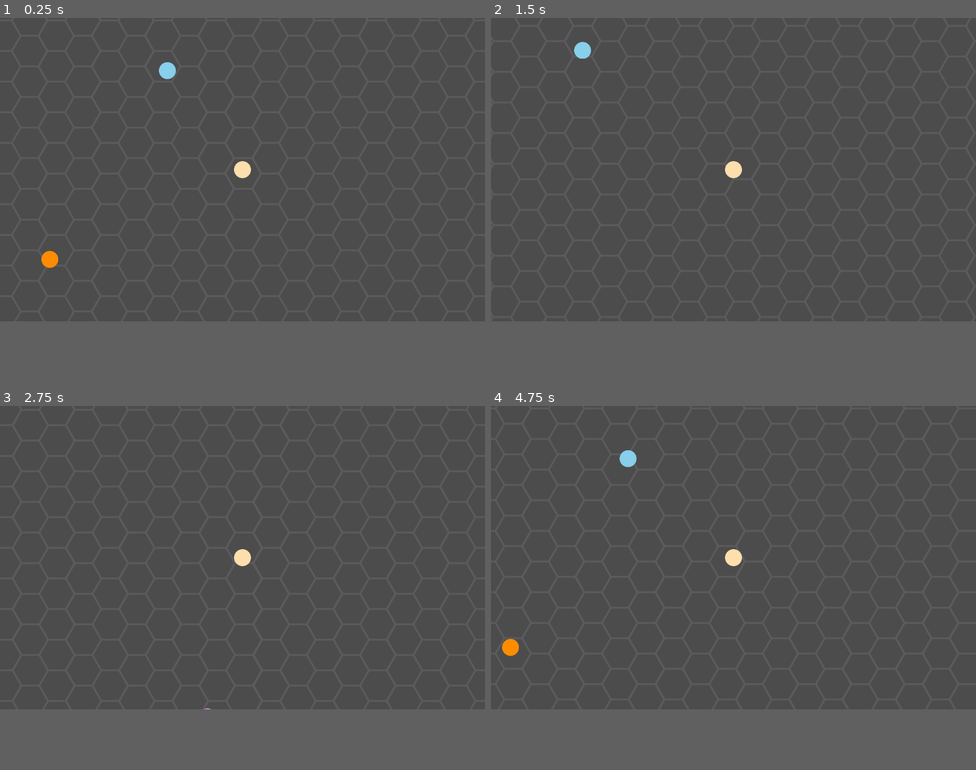
Above: before the commit, frames 1-4 (two rows, left to right).
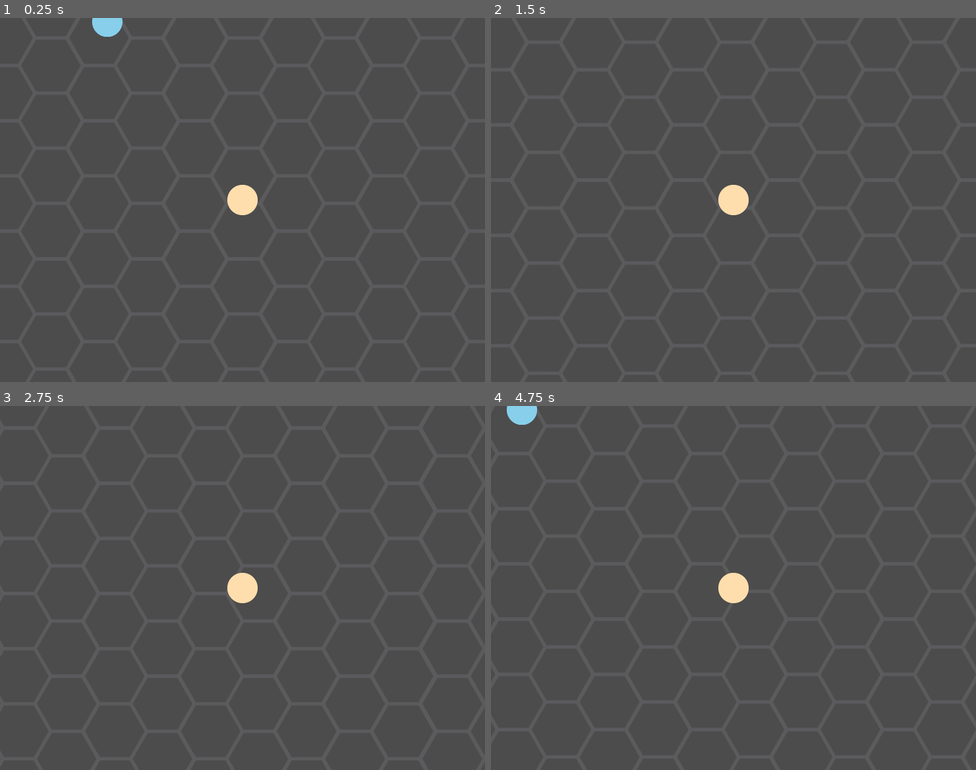
Above: after the commit, the same moments.

Repository: Chantun/mancha
Game: Godot game, scene res://scenes/world1.tscn
Two runs of this game, one before a commit and one after it. Both use one fixed random seed, a clock stepped at 60 frames per second and the inputs below.
Inputs:
- Up to frame 1 (0.25 s): no input
- Up to frame 2 (1.5 s): tap Enter at 0.5 s; hold Right (ui_right) 0.53-1.28 s; hold Down (ui_down) from 1.28 s (still down)
- Up to frame 3 (2.75 s): release Down (ui_down) at 2.03 s; hold Right (ui_right) from 2.03 s (still down)
- Up to frame 4 (4.75 s): release Right (ui_right) at 2.78 s; hold Up (ui_up) 2.78-3.53 s; hold Left (ui_left) from 3.53 s (still down)
In our replay, the window is 800x500 before the commit and 800x600 after it. These sizes can differ from the game's own. Grey fills any space a smaller window leaves; there, only what the larger window draws over its background counts as a difference.

The runs differ from the first frame. In frame 1, 1.1% of the frame differs, in the area x 8-54%, y 0-69%; in frame 2, 0.7%; in frame 3, 0.6%; in frame 4, 1.1%.

Commit message:
func col funciona a veces

Diff:
--- a/sistem/project.godot
+++ b/sistem/project.godot
@@ -27,6 +27,8 @@
 
 window/size/width=1440
 window/size/height=900
+window/size/test_width=800
+window/size/test_height=600
 
 [rendering]
 
--- a/sistem/scenes/player.tscn
+++ b/sistem/scenes/player.tscn
@@ -22,11 +22,14 @@
 [node name="CollisionShape2D" type="CollisionShape2D" parent="."]
 shape = SubResource( 1 )
 
+[node name="Area2D" type="Area2D" parent="."]
+
+[node name="DetectionShape2D" type="CollisionShape2D" parent="Area2D"]
+shape = SubResource( 1 )
+
 [node name="ParallaxBackground" type="ParallaxBackground" parent="."]
-editor/display_folded = true
 
 [node name="ParallaxLayer" type="ParallaxLayer" parent="ParallaxBackground"]
-motion_scale = Vector2( 2, 2 )
 motion_mirroring = Vector2( 3650, 2090 )
 
 [node name="Sprite" type="Sprite" parent="ParallaxBackground/ParallaxLayer"]
--- a/sistem/scripts/global.gd
+++ b/sistem/scripts/global.gd
@@ -19,9 +19,51 @@
 		var color = colors[randomNum]
 
 		node.selfColor = color
-		#agregamos el color a listas de enemy, prey y eliminamos de colors.
+		#agregamos el color a listas de enemy y eliminamos de colors.
 		enemyColors.append(color)
-		preyColors.append(color)
 		colors.remove(randomNum)
 		#llamamos a la funcion del nodo que setea el color en el sprite
 		node.modulate_sprite()
+
+func enemy_giver():
+	#tomamos un array de nodos del grupo players
+	randomize()
+	var groupNodes = get_tree().get_nodes_in_group("Players")
+	#Loopeamos el array enemies, asignandole uno random a cada nodo
+	for n in range(enemyColors.size()):
+		var node = groupNodes[n]
+		var randomNum = randi()%enemyColors.size()
+		var color = enemyColors[randomNum]
+		#asegurarse que no se repitan los colores
+		if color == node.selfColor:
+			while color == node.selfColor:
+				randomNum = randi()%enemyColors.size()
+				color = enemyColors[randomNum]
+
+		node.enemyColor = color
+		#agregamos el color a listas de prey y eliminamos de enemies.
+		preyColors.append(color)
+		enemyColors.remove(randomNum)
+
+func prey_giver():
+	#tomamos un array de nodos del grupo players
+	randomize()
+	var groupNodes = get_tree().get_nodes_in_group("Players")
+	#Loopeamos el array prey, asignandole uno random a cada nodo
+	for n in range(preyColors.size()):
+		var node = groupNodes[n]
+		var randomNum = randi()%preyColors.size()
+		var color = preyColors[randomNum]
+
+		#asegurarse que no se repitan los colores
+		if color == node.enemyColor or node.selfColor:
+			while color == node.enemyColor:
+				randomNum = randi()%preyColors.size()
+				color = preyColors[randomNum]
+			while color == node.selfColor:
+				randomNum = randi()%preyColors.size()
+				color = preyColors[randomNum]
+
+		node.preyColor = color
+		preyColors.remove(randomNum)
+		print("color: ", node.selfColor, " enemy: ", node.enemyColor, " prey: ", node.preyColor)
--- a/sistem/scripts/player.gd
+++ b/sistem/scripts/player.gd
@@ -1,11 +1,11 @@
 extends KinematicBody2D
 
-var selfNmbr = "player"
+var selfNmbr = -1
 var selfColor
 var enemyColor
 var preyColor
 
-var speed = 5
+var speed = 7
 var direction = Vector2()
 var screensize
 
@@ -32,5 +32,6 @@
 
 	move_and_collide(direction)
 
+
 func modulate_sprite():
 	$Sprite.modulate = Color(selfColor)
--- a/sistem/scripts/world1.gd
+++ b/sistem/scripts/world1.gd
@@ -19,7 +19,12 @@
 	#instancia bots
 	add_bot(howManyBots)
 
+	#despues que todos los elementos se instanciaron, se llama a la funcion de color
 	globalNode.color_giver()
+	#luego llamamos func de enemigo
+	globalNode.enemy_giver()
+	#luego llamamos func de presa
+	globalNode.prey_giver()
 
 #funcion que agrega cada bot en un lugar random y le asigna las variables
 func add_bot(i):
Not shown, added: toDo.txt
